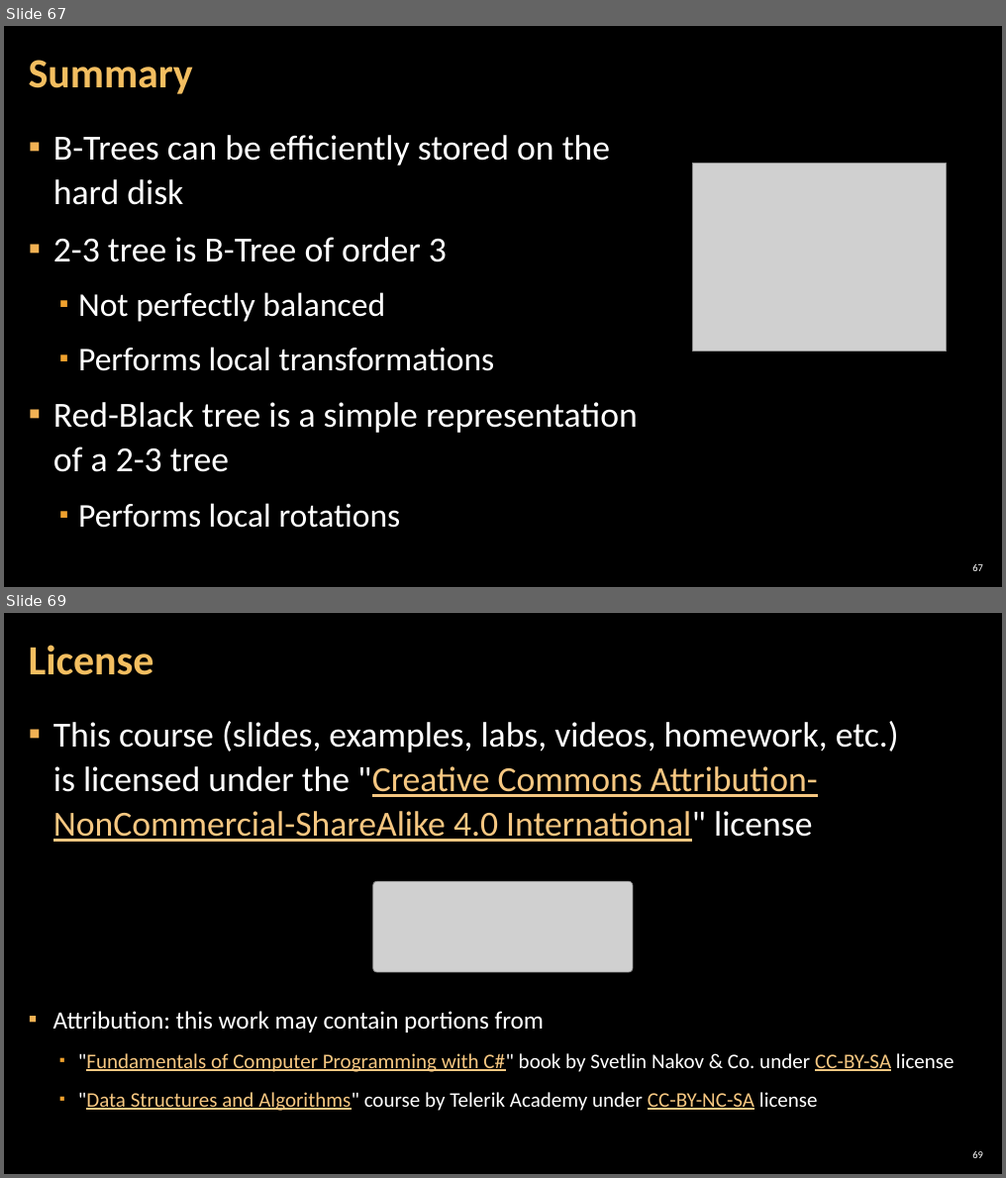
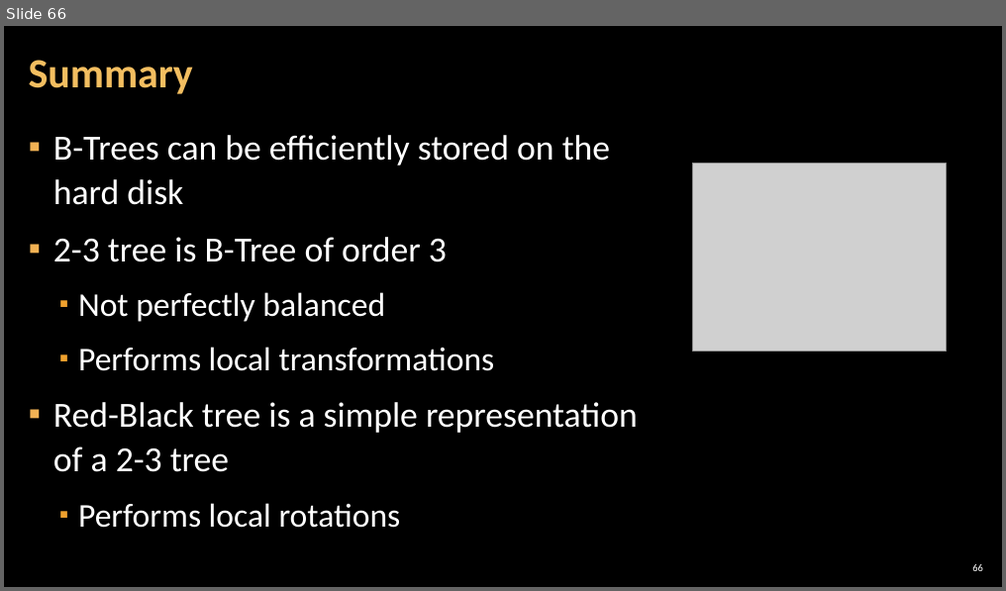
Before and after one commit to astambi/Data-Structures, a slide deck: 00-Resources/06. Data-Structures-B-Trees-and-Red-Black-Trees.pptx. Shown one above the other, each under a label of ours: slides 67 and 69 before the commit, slide 66 after it; the slides between them are not shown. The pictures are 1006x1178 and 1006x591 pixels, drawn with LibreOffice and Linux fonts; fonts in the diff are those of the drawing; grey boxes stand for pictures; background and template pictures are left out. Boxes give left, top, right and bottom in pixels: in the first picture for what was removed or moved away, otherwise in the second. Text is boxed around its words. In the diff, an @@ line names an element or a change of style, - is before the commit and + after.

```diff
--- a/00-Resources/06. Data-Structures-B-Trees-and-Red-Black-Trees.pptx
+++ b/00-Resources/06. Data-Structures-B-Trees-and-Red-Black-Trees.pptx
@@ slide 69 removed at (x1=4, y1=613, x2=1002, y2=1174), background picture (left out) @@
@@ title removed at (x1=29, y1=645, x2=154, y2=675) @@
-License
@@ text removed at (x1=54, y1=721, x2=899, y2=842) @@
-▪ This course (slides, examples, labs, videos, homework, etc.)
-  is licensed under the "Creative Commons Attribution-NonCommercial-ShareAlike 4.0 International" license
@@ picture removed at (x1=373, y1=881, x2=633, y2=972) @@
@@ text removed at (x1=54, y1=1011, x2=954, y2=1111) @@
-▪ Attribution: this work may contain portions from
-  ▪ "Fundamentals of Computer Programming with C#" book by Svetlin Nakov & Co. under CC-BY-SA license
-  ▪ "Data Structures and Algorithms" course by Telerik Academy under CC-BY-NC-SA license
@@ page number removed at (x1=972, y1=1152, x2=983, y2=1158) @@
-69
@@ what was slide 67 is now slide 66 @@
@@ page number at (x1=972, y1=565, x2=983, y2=571): text changed @@
-67
+66
```
Also in this commit, not shown: 3 other slides removed, 1 other file.
